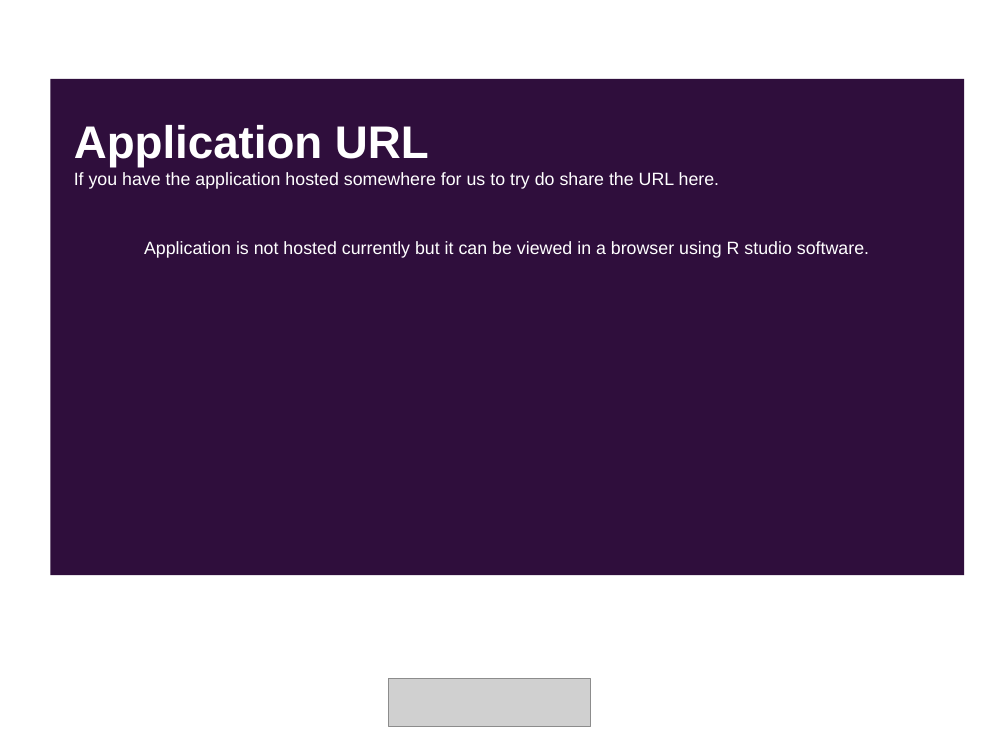
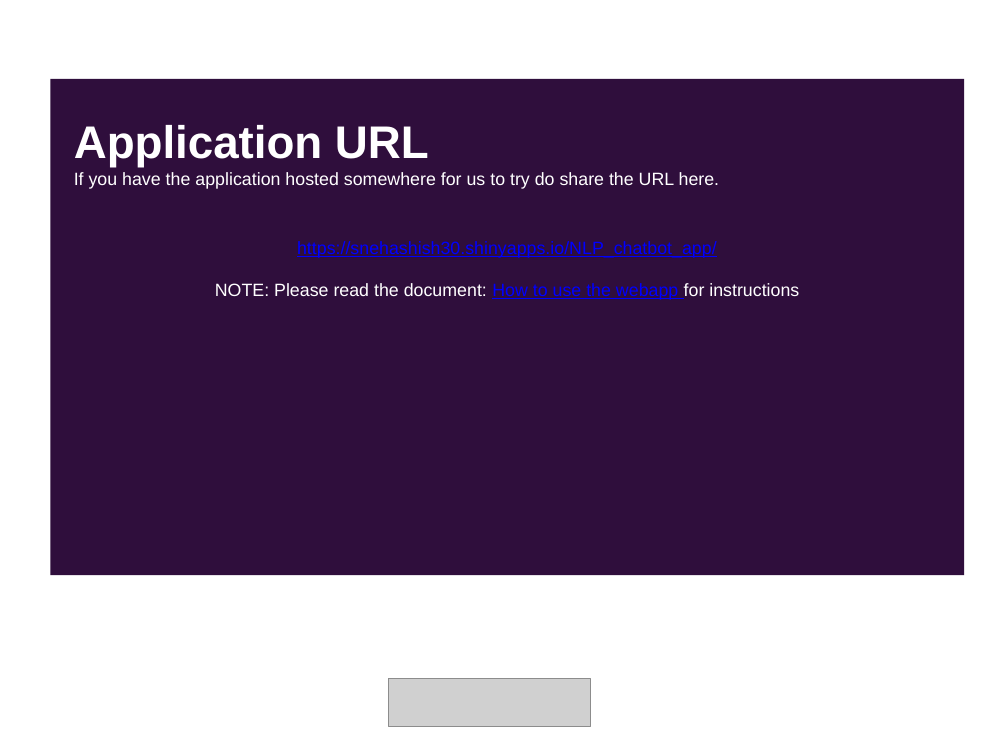
Before and after one commit to Snehashish30/NLP_chatbot, a slide deck: slide 11 of SolutionPresentation.pptx. Drawn at 1008x756 pixels with LibreOffice and Linux fonts; fonts in the diff are those of the drawing; grey boxes stand for pictures. Boxes give left, top, right and bottom in pixels: in the first picture for what was removed or moved away, otherwise in the second. Text is boxed around its words. In the diff, an @@ line names an element or a change of style, - is before the commit and + after.

```diff
--- a/SolutionPresentation.pptx
+++ b/SolutionPresentation.pptx
@@ text at (x1=215, y1=241, x2=799, y2=300): text changed; text colour #FFFFFF to #0000FF @@
-Application is not hosted currently but it can be viewed in a browser using R studio software.
+https://snehashish30.shinyapps.io/NLP_chatbot_app/
+NOTE: Please read the document: How to use the webapp for instructions
```
Also in this commit, not shown: 3 other slides changed, 13 other files.
